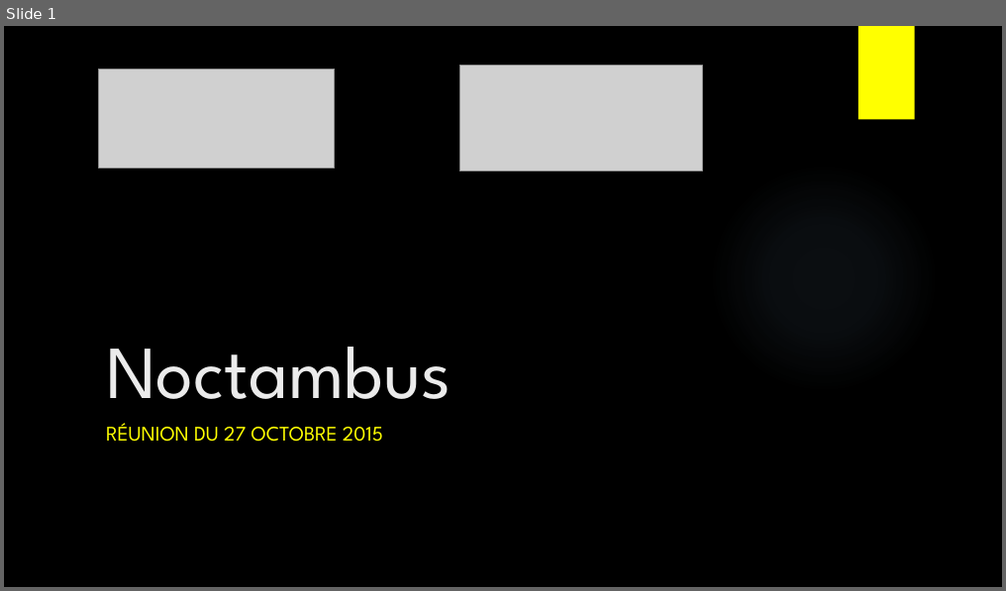
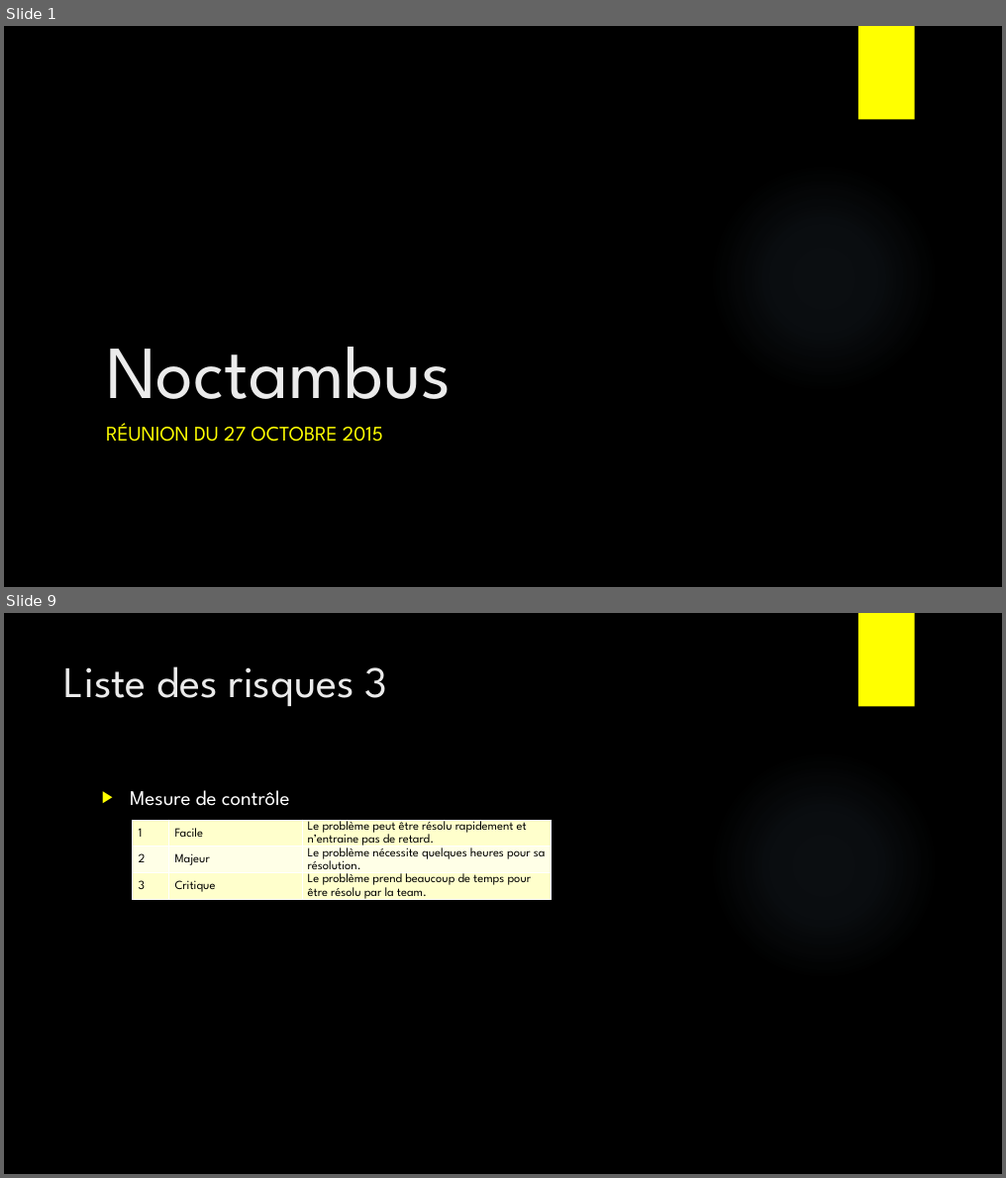
Before and after one commit to anthonypalama/Noctambus, a slide deck: Powerpoint/27.10.2015 - RdvGrep.pptx. Shown one above the other, each under a label of ours: slide 1 before the commit, slides 1 and 9 after it; the slides between them are not shown. The pictures are 1006x591 and 1006x1178 pixels, drawn with LibreOffice and Linux fonts; fonts in the diff are those of the drawing; grey boxes stand for pictures; background and template pictures are left out. Boxes give left, top, right and bottom in pixels: in the first picture for what was removed or moved away, otherwise in the second. Text is boxed around its words. In the diff, an @@ line names an element or a change of style, - is before the commit and + after.

```diff
--- a/Powerpoint/27.10.2015 - RdvGrep.pptx
+++ b/Powerpoint/27.10.2015 - RdvGrep.pptx
@@ slide 9 added at (4,613,1002,1174), background picture (left out); not listed: 2 template elements that a slide beside it also shows @@
@@ title added at (64,666,388,706), 42 pt, text #EBEBEB @@
+Liste des risques 3
@@ text added at (130,790,290,806), 20 pt, text #FFFFFF @@
+▶ Mesure de contrôle
@@ table added at (133,820,552,938), 3 rows, 3 columns @@
+1 | Facile | Le problème peut être résolu rapidement et n’entraine pas de retard.
+2 | Majeur | Le problème nécessite quelques heures pour sa résolution.
+3 | Critique | Le problème prend beaucoup de temps pour être résolu par la team.
@@ slide 1 changed as well @@
@@ picture removed at (98,69,334,168) @@
@@ picture removed at (460,65,703,172) @@
```
Also in this commit, not shown: 10 other slides added, 2 slides removed, 2 other files.
